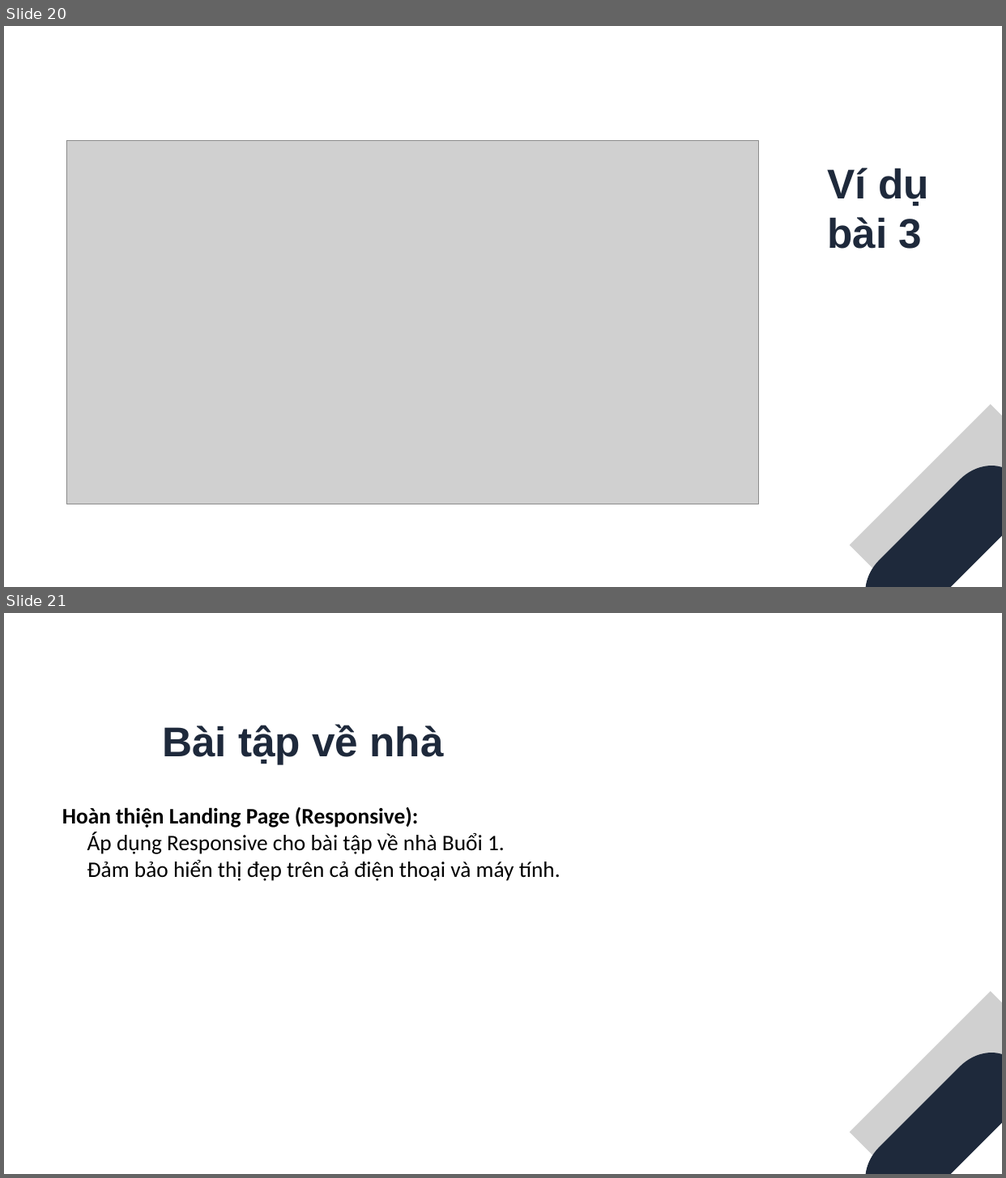
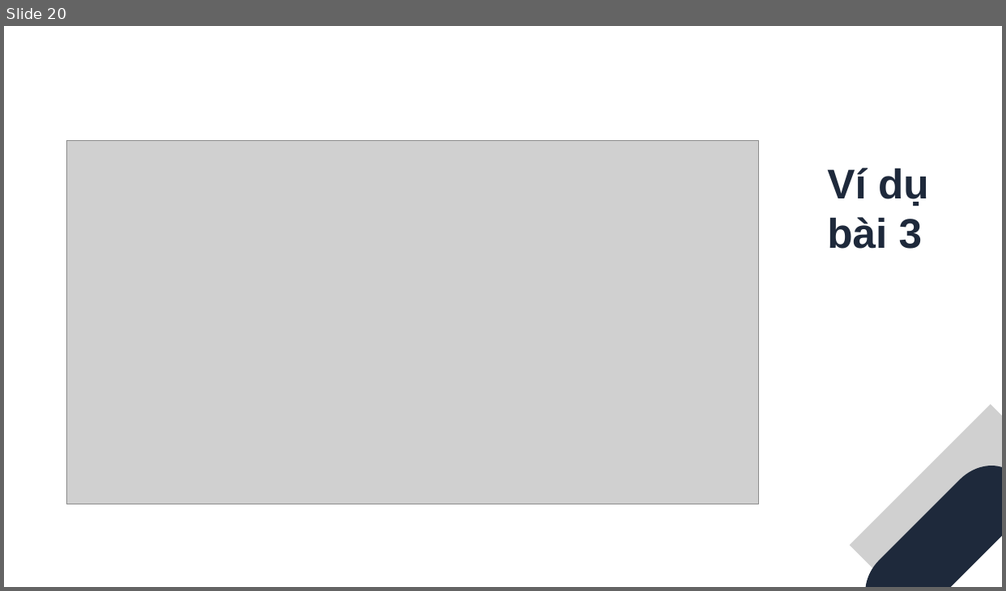
Before and after one commit to trongandev/tai-lieu-day-reactjs-tdsv, a slide deck: giao-an/buoi4/BUỔI 4 STYLING NÂNG CAO & RESPONSIVE.pptx. Shown one above the other, each under a label of ours: slides 20 and 21 before the commit, slide 20 after it. The pictures are 1006x1178 and 1006x591 pixels, drawn with LibreOffice and Linux fonts; fonts in the diff are those of the drawing; grey boxes stand for pictures. Boxes give left, top, right and bottom in pixels: in the first picture for what was removed or moved away, otherwise in the second. Text is boxed around its words. In the diff, an @@ line names an element or a change of style, - is before the commit and + after.

```diff
--- a/giao-an/buoi4/BUỔI 4 STYLING NÂNG CAO & RESPONSIVE.pptx
+++ b/giao-an/buoi4/BUỔI 4 STYLING NÂNG CAO & RESPONSIVE.pptx
@@ slide 21 removed at (4,613,1002,1174), background #FFFFFF @@
@@ text removed at (162,724,444,764) @@
-Bài tập về nhà
@@ text removed at (62,807,560,881) @@
-Hoàn thiện Landing Page (Responsive):
-  Áp dụng Responsive cho bài tập về nhà Buổi 1.
-  Đảm bảo hiển thị đẹp trên cả điện thoại và máy tính.
@@ picture removed at (850,991,1002,1174) @@
@@ freeform shape removed at (850,1037,1002,1174) @@
```
Also in this commit, not shown: 55 other files.
